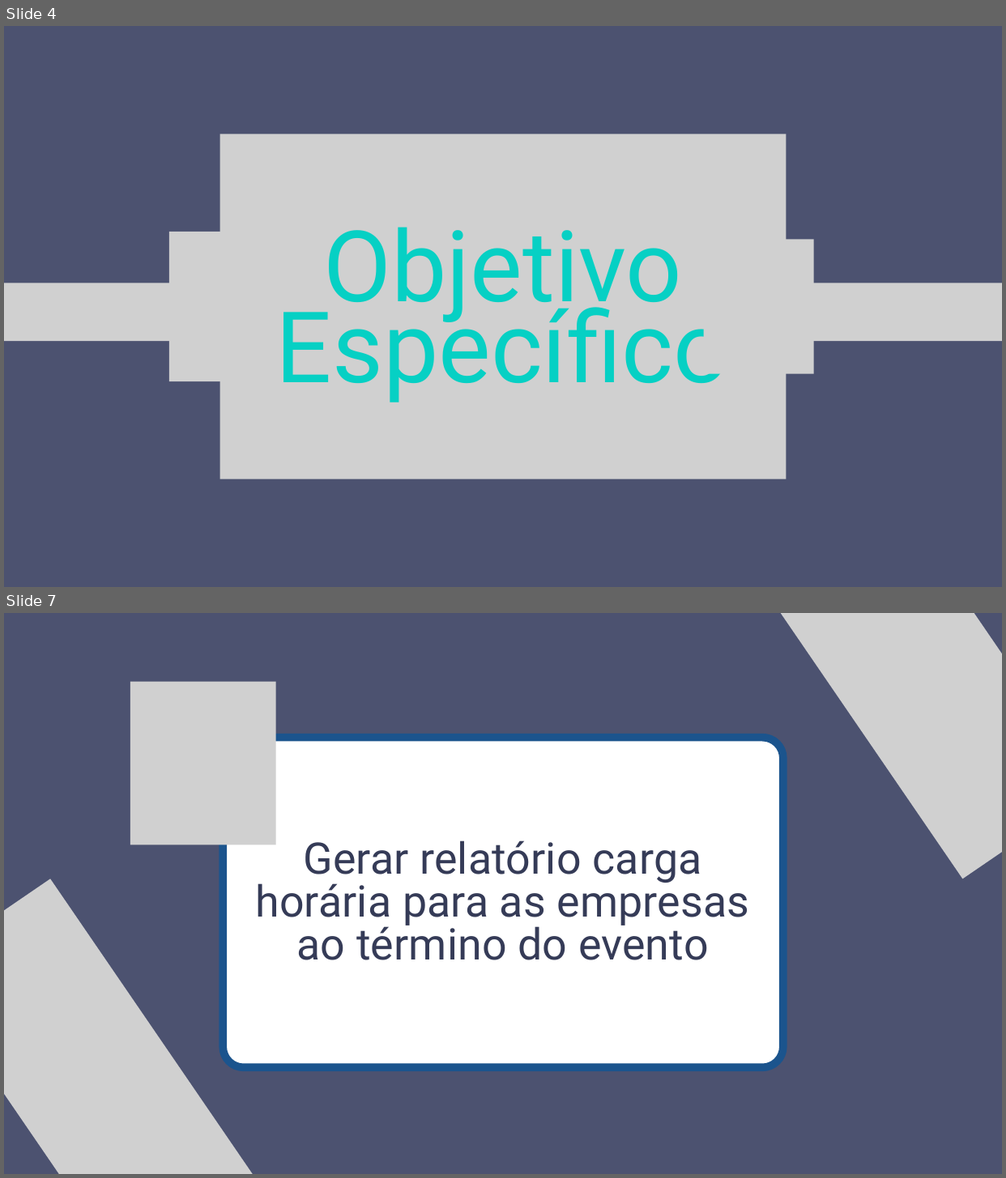
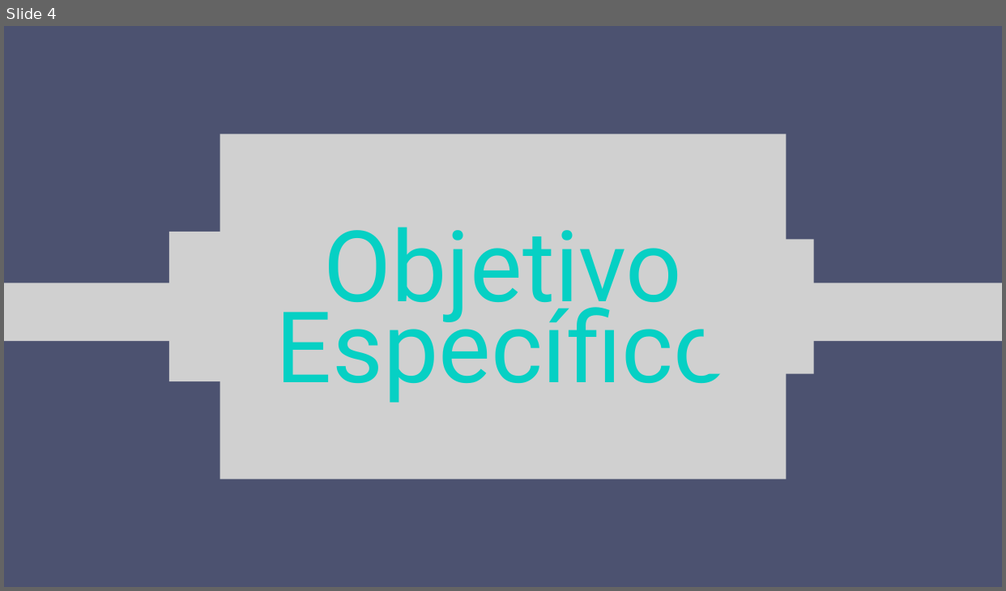
Before and after one commit to PauloPrates-20/tcc-ds-2a-gb-n-2024, a slide deck: documentos/pitch-tcc-ds-2a-gb.pptx. Shown one above the other, each under a label of ours: slides 4 and 7 before the commit, slide 4 after it; the slides between them are not shown. The pictures are 1006x1178 and 1006x591 pixels, drawn with LibreOffice and Linux fonts; fonts in the diff are those of the drawing; grey boxes stand for pictures. Boxes give left, top, right and bottom in pixels: in the first picture for what was removed or moved away, otherwise in the second. Text is boxed around its words. In the diff, an @@ line names an element or a change of style, - is before the commit and + after.

```diff
--- a/documentos/pitch-tcc-ds-2a-gb.pptx
+++ b/documentos/pitch-tcc-ds-2a-gb.pptx
@@ slide 7 removed at (4, 613, 1002, 1174), background #4C5270 @@
@@ picture removed at (737, 613, 1002, 879) @@
@@ picture removed at (130, 681, 276, 845) @@
@@ freeform shape removed at (223, 737, 783, 1067) @@
@@ text removed at (255, 841, 750, 960) @@
-Gerar relatório carga horária para as empresas ao término do evento
@@ picture removed at (4, 879, 276, 1174) @@
```
Also in this commit, not shown: 3 slides changed, 5 slides added, 1 other slide removed.
